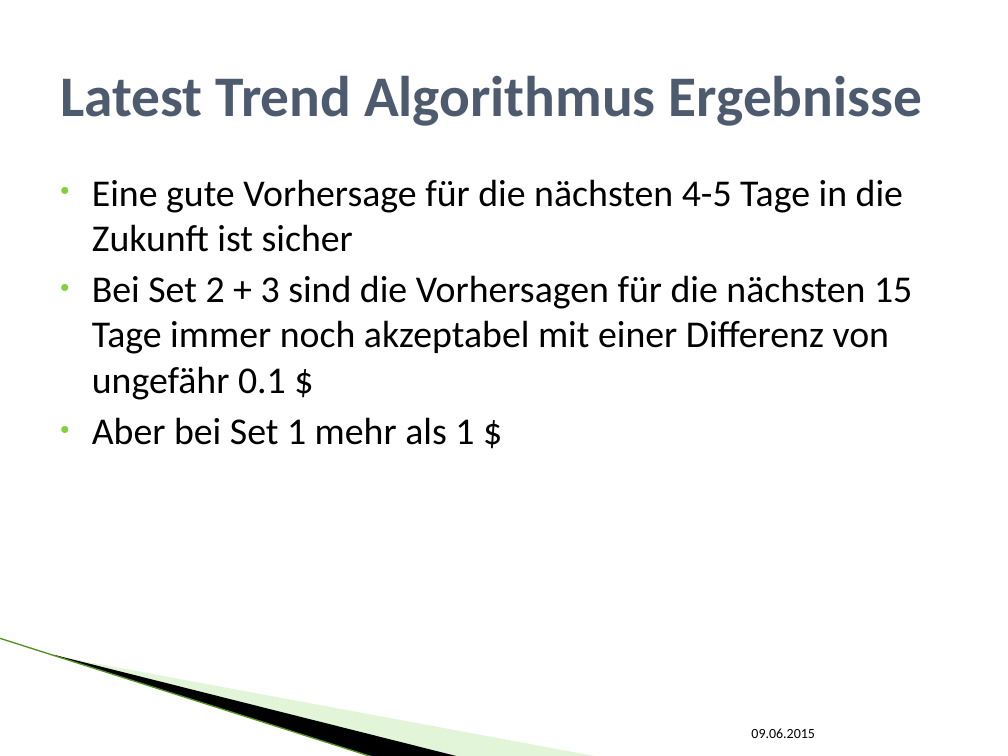
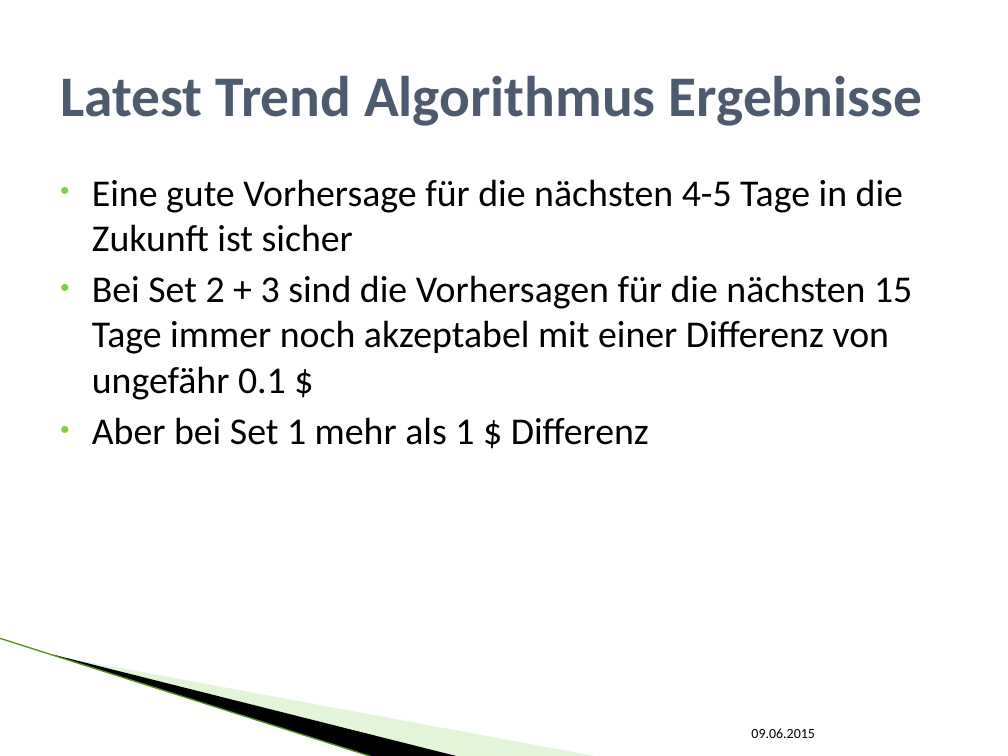
Before and after one commit to SEPSkyware6MM/StockForecast, a slide deck: slide 15 of ALR_Vortrag.pptx. Drawn at 1008x756 pixels with LibreOffice and Linux fonts; fonts in the diff are those of the drawing; background and template pictures are left out. Boxes give left, top, right and bottom in pixels: in the first picture for what was removed or moved away, otherwise in the second. Text is boxed around its words. In the diff, an @@ line names an element or a change of style, - is before the commit and + after.

```diff
--- a/ALR_Vortrag.pptx
+++ b/ALR_Vortrag.pptx
@@ text at [92, 417, 649, 445]: text changed @@
-• Aber bei Set 1 mehr als 1 $
+• Aber bei Set 1 mehr als 1 $ Differenz
```
Also in this commit, not shown: 8 other slides changed.
